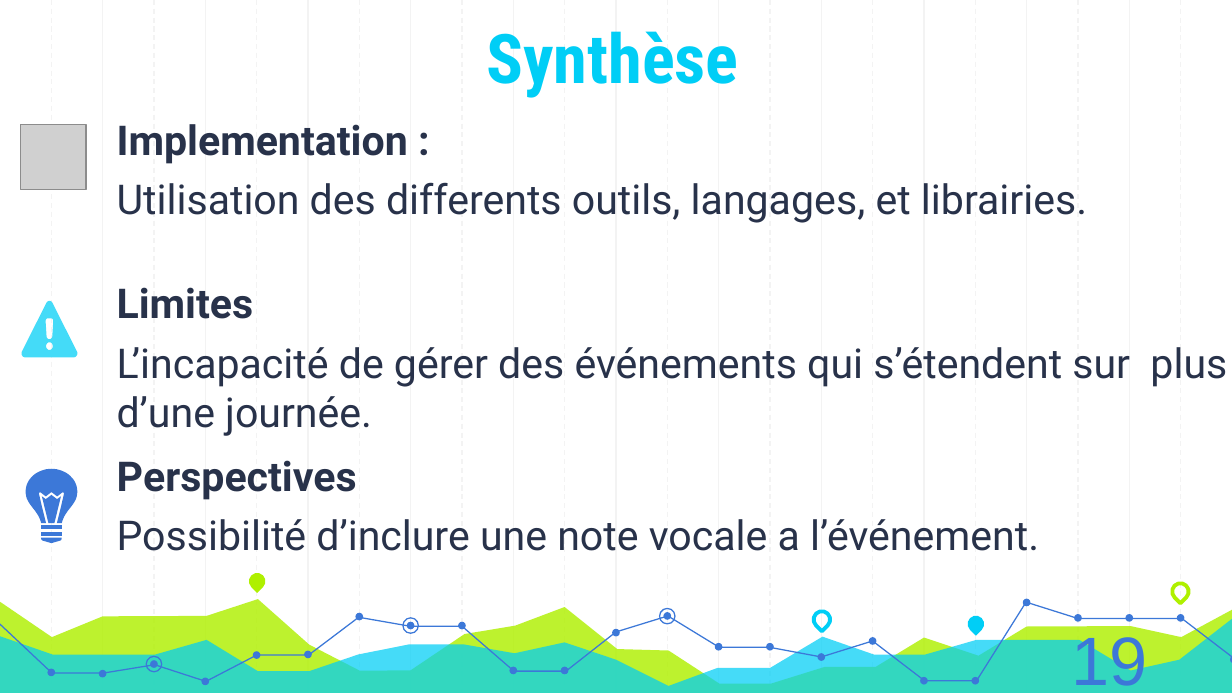
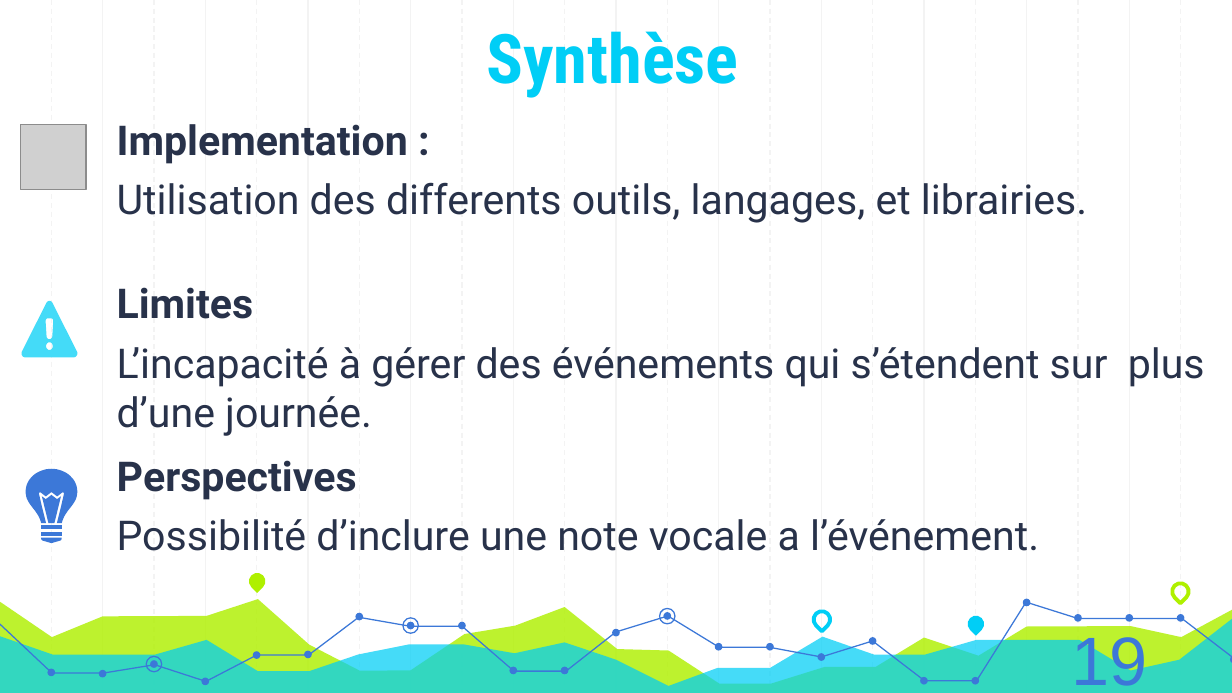
Before and after one commit to AzeddineZadir/docpfc, a slide deck: slide 22 of présentation licence 3.pptx. Drawn at 1232x693 pixels with LibreOffice and Linux fonts; fonts in the diff are those of the drawing; grey boxes stand for pictures. Boxes give left, top, right and bottom in pixels: in the first picture for what was removed or moved away, otherwise in the second. Text is boxed around its words. In the diff, an @@ line names an element or a change of style, - is before the commit and + after.

```diff
--- a/présentation licence 3.pptx
+++ b/présentation licence 3.pptx
@@ text at (117, 347, 1205, 436): text changed @@
-L’incapacité de gérer des événements qui s’étendent sur plus d’une journée.
+L’incapacité à gérer des événements qui s’étendent sur plus d’une journée.
```
Also in this commit, not shown: 8 other slides changed.
